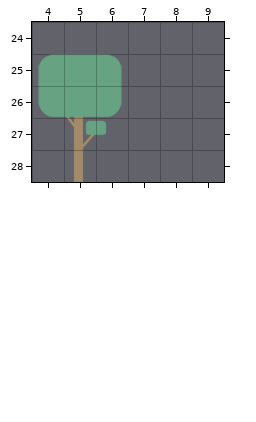
Two states of a Tiled map, resources/maps/map.tmx. Above: the version before the commit.
Cells are 32x32 px. Shown: x 4..9, y 24..28. The old version is drawn lined up with the new one.
After the commit:
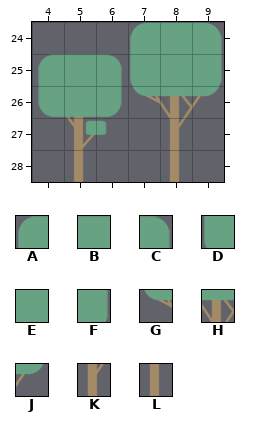
Key: from "arbol2": A 0, B 1, C 2, D 3, E 4, F 5, G 6, H 7, J 8, K 10, L 13.
_ is an empty cell, . an unchanged one.
Log entry: Refactor some code and added a new element to the map
Difference:
map size 100x32 -> 95x32 cells
--- layer "Tile Layer 1"
@@ x 7..9 @@
-24 ___
-25 ___
-26 ___
-27 ._.
-28 ._.
+24 ABC
+25 DEF
+26 GHJ
+27 .K.
+28 .L.
Boxes around the changes in both pictures, in picture pixels (x1, y1, x2, y2):
added: (130, 22, 222, 182)
